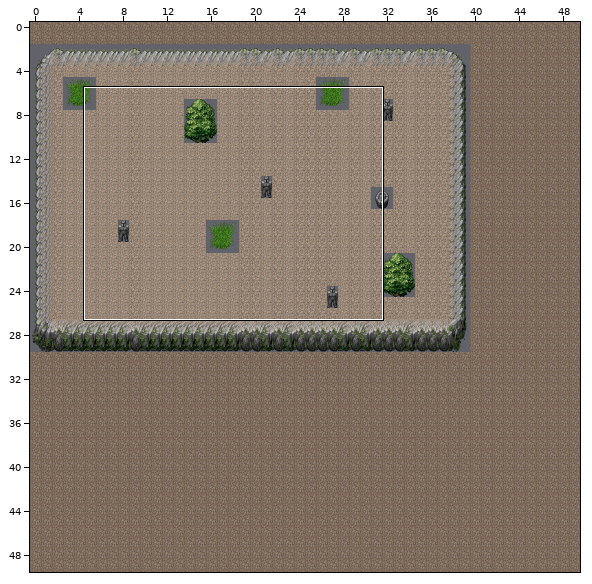
Tiled map: andy_and_skye_crazy_adventure-desktop/bin/maps/Dungeon1.tmx. Above: a wide view before the commit, with the close-up outlined.
Close-up. Old version:
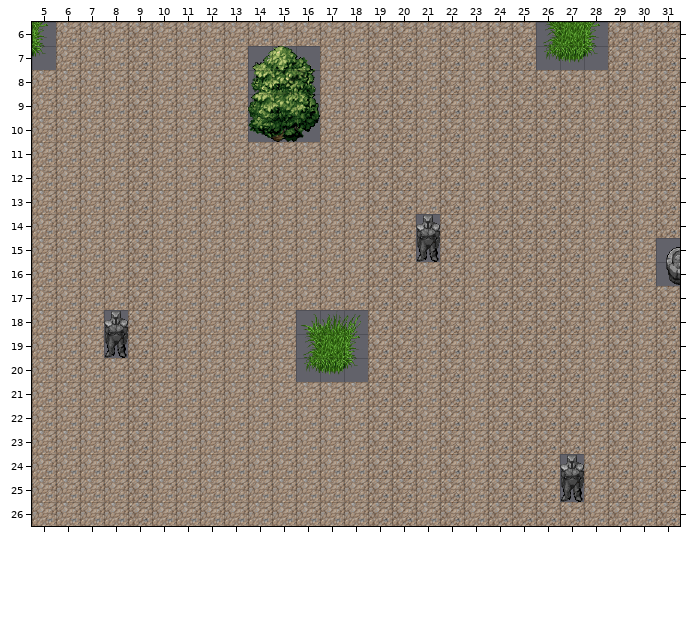
Cells are 32x32 px. Shown: x 5..31, y 6..26.
And afterwards:
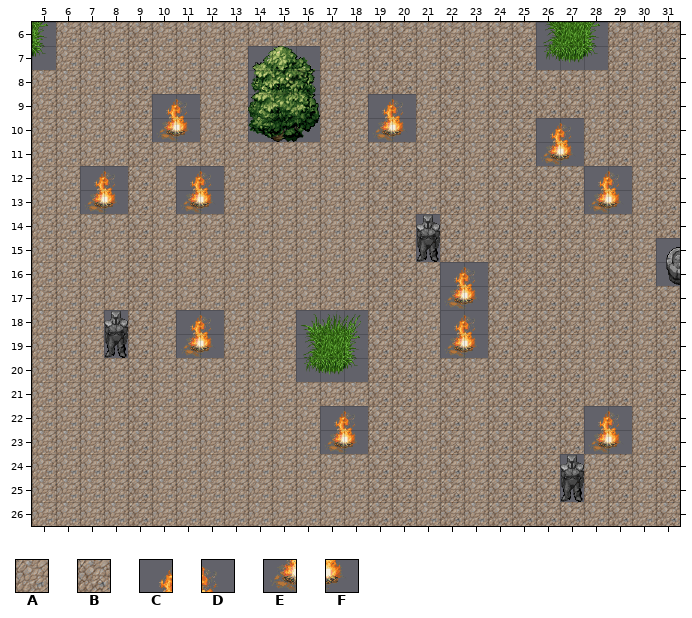
Key: from "Dungeon1": A 34, B 35, C 116, D 117, E 132, F 133.
_ is an empty cell.
Edits made:
Layer "Tile Layer 1":
Tile C replaces tile A in row 9 at x 10; in row 12 at x 7, 11 and 28; in row 18 at x 11; in row 22 at x 17 and 28.
Tile C replaces tile B in row 9 at x 19; in row 10 at x 26; in row 16 at x 22; in row 18 at x 22.
Tile D replaces tile A in row 9 at x 11; in row 12 at x 8 and 12; in row 16 at x 23; in row 18 at x 12 and 23; in row 22 at x 18.
Tile D replaces tile B in row 9 at x 20; in row 10 at x 27; in row 12 at x 29; in row 22 at x 29.
Tile E replaces tile A in row 10 at x 10; in row 13 at x 7, 11 and 28; in row 19 at x 11; in row 23 at x 17 and 28.
Tile E replaces tile B in row 10 at x 19; in row 11 at x 26; in row 17 at x 22; in row 19 at x 22.
Tile F replaces tile A in row 10 at x 11; in row 13 at x 8 and 12; in row 17 at x 23; in row 19 at x 12 and 23; in row 23 at x 18.
Tile F replaces tile B in row 10 at x 20; in row 11 at x 27; in row 13 at x 29; in row 23 at x 29.
